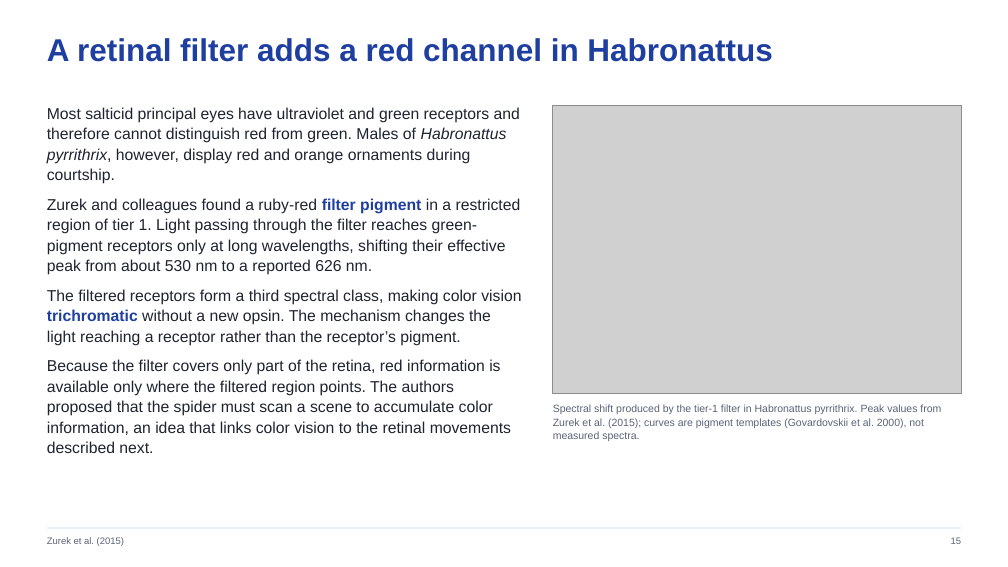
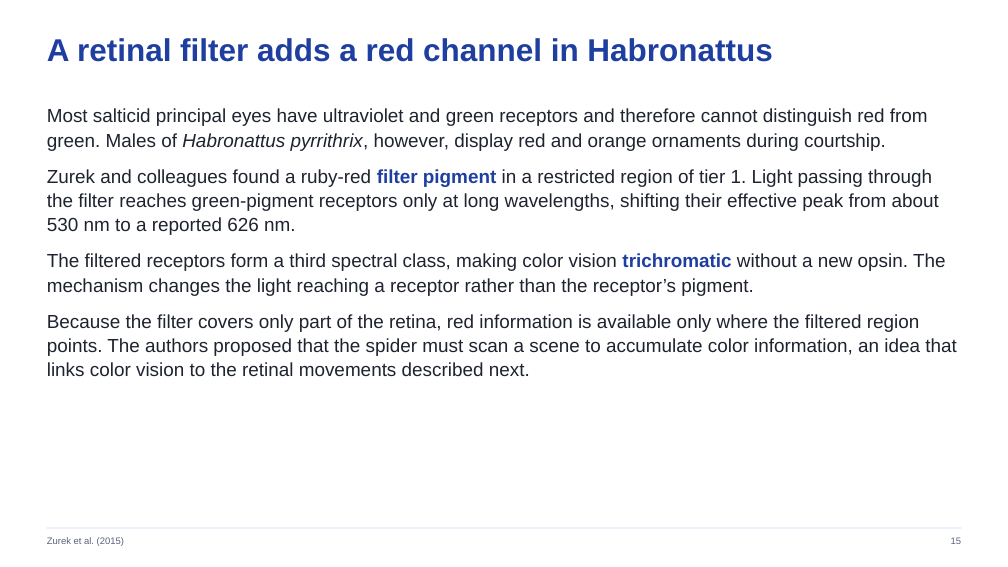
Before and after one commit to jordanxxlopez/NEUROETHOLOGY, a slide deck: slide 15 of lectures/L12/Neuroethology_Lecture12_FA2026.pptx. Drawn at 1008x567 pixels with LibreOffice and Linux fonts; fonts in the diff are those of the drawing; grey boxes stand for pictures. Boxes give left, top, right and bottom in pixels: in the first picture for what was removed or moved away, otherwise in the second. Text is boxed around its words. In the diff, an @@ line names an element or a change of style, - is before the commit and + after.

```diff
--- a/lectures/L12/Neuroethology_Lecture12_FA2026.pptx
+++ b/lectures/L12/Neuroethology_Lecture12_FA2026.pptx
@@ text "Most salticid principal eyes have ..." at [47,108,957,376]: size 15 to 18 pt; more space between paragraphs @@
@@ picture removed at [553,106,961,393] @@
@@ text removed at [553,404,941,441] @@
-Spectral shift produced by the tier-1 filter in Habronattus pyrrithrix. Peak values from Zurek et al. (2015); curves are pigment templates (Govardovskii et al. 2000), not measured spectra.
```
Also in this commit, not shown: 16 other slides changed, 38 other files.
